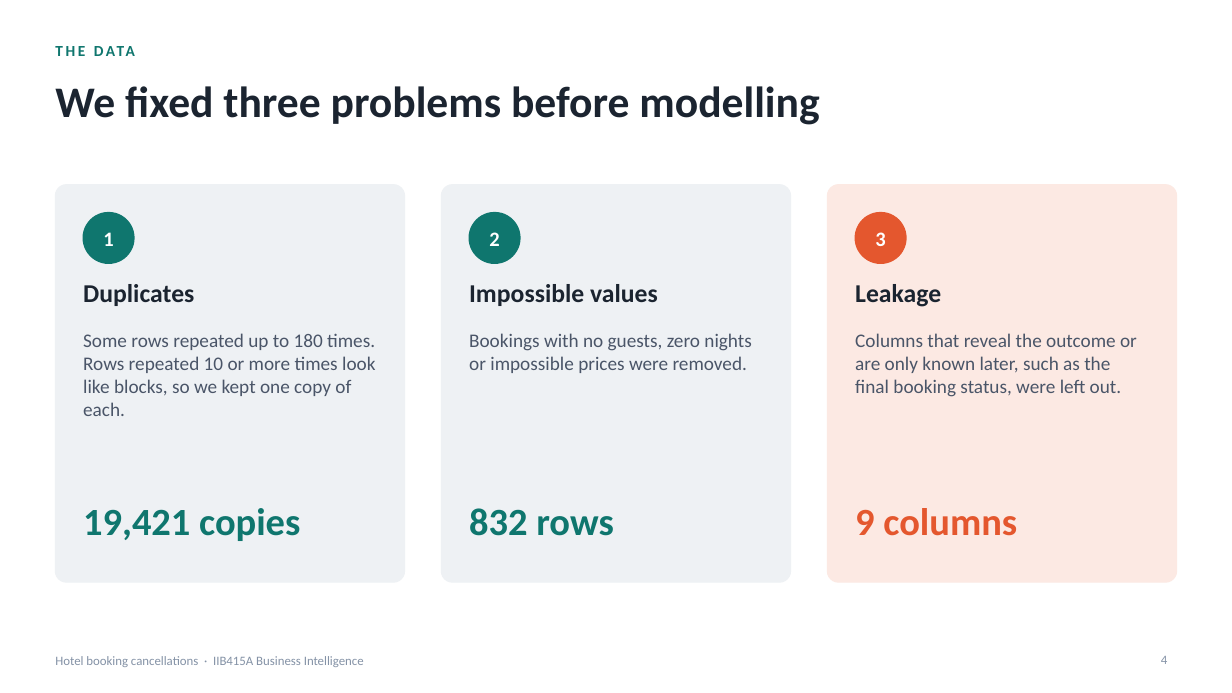
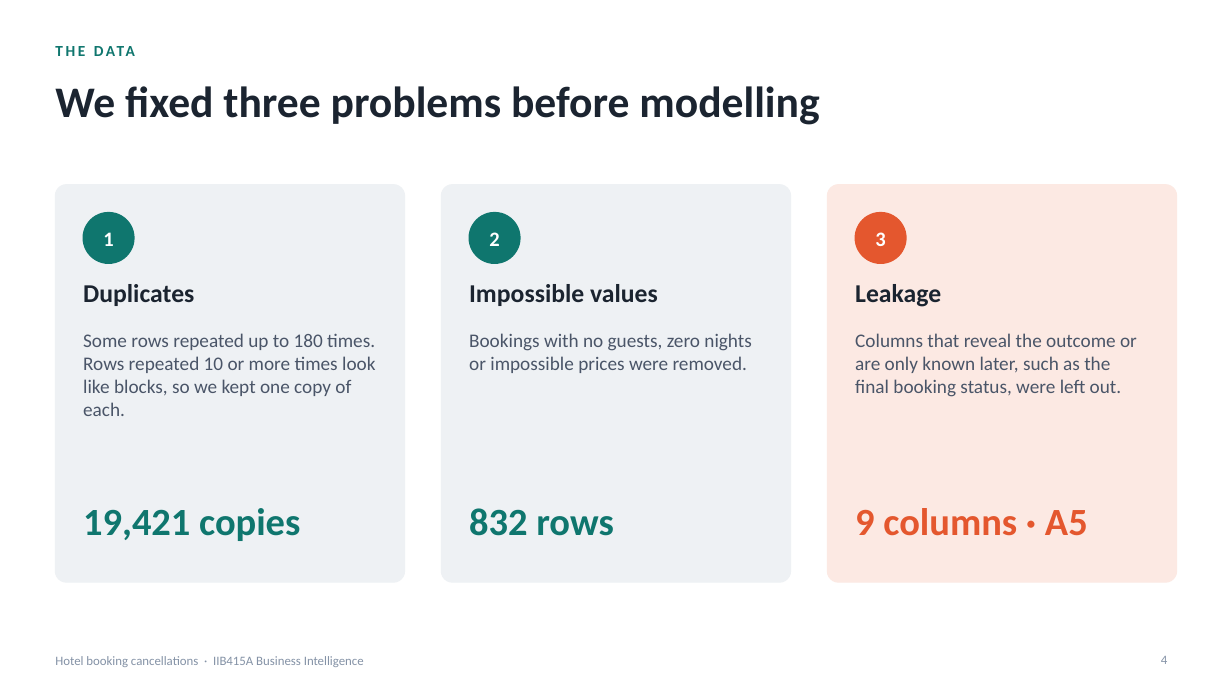
Before and after one commit to nachitonachito/Business-Intelligence, a slide deck: slide 4 of booking/presentacion.pptx. Drawn at 1232x693 pixels with LibreOffice and Linux fonts; fonts in the diff are those of the drawing. Boxes give left, top, right and bottom in pixels: in the first picture for what was removed or moved away, otherwise in the second. Text is boxed around its words. In the diff, an @@ line names an element or a change of style, - is before the commit and + after.

```diff
--- a/booking/presentacion.pptx
+++ b/booking/presentacion.pptx
@@ text at <box>855,508,1088,536</box>: text changed @@
-9 columns
+9 columns · A5
```
Also in this commit, not shown: 3 other slides changed, 1 slide added, 4 other files.
